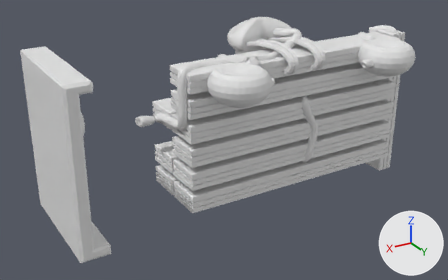
Renders of the Blender file Assets/BlenderModels/DatacenterStation.blend from each side of a commit.
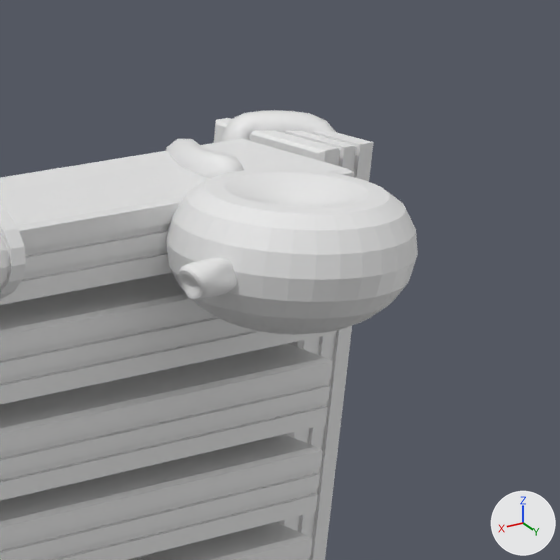
The first picture shows the older version from a camera (50 mm lens) standing at (19.0, 24.7, 8.8) and looking at (3.4, -1.2, -4.2). The close-ups show both versions on the part from 71% to 100% of the width and 0% to 46% of the height of that picture; other places that the commit changed are outside them. Lighting does not change. The marker at lower right points along +X, +Y and +Z. Materials are left out; every surface is plain grey.
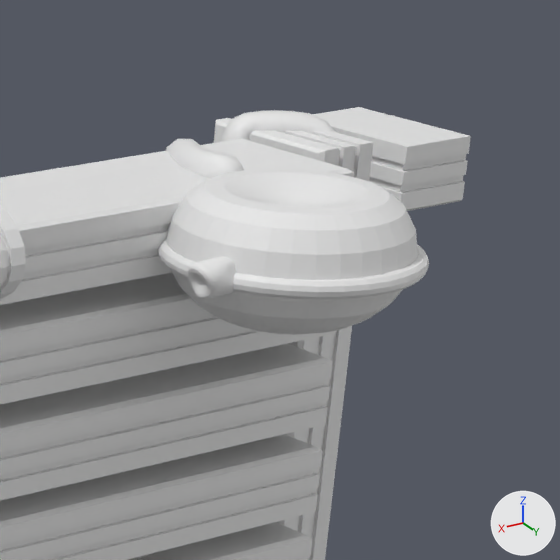
What the commit changed:
Mesh me_torus_002 is new.
It is a torus around z (ring radius 1.3, tube radius 0.11) spanning x -1.41..1.41, y -1.41..1.41, z -0.11..0.11.
Mesh me_cube_002 is new.
It has 44 vertices, 33 faces and spans x -0.61..0.61, y -1.0..1.0, z -0.47..0.43.
Object 'Sphere.006' (ob_sphere_006) moves from (-2.73, 2.3, -0.09) to (-2.86, 2.3, -0.09).
Object 'Torus.002' (ob_torus_002) is new; it shows me_torus_002.
Its location is (-4.61, 1.95, -0.12).
Its scale is (1.12, 1.12, 1.12).
Object 'Cube.007' (ob_cube_007) is new; it shows me_cube_002.
Its location is (-8.87, -0.75, -0.09).
Its rotation in degrees is (0, 180, 0).

Location of each change, [x1, y1, x2, y2] in pixels of the close-ups (560 x 560 px):
'Cube.007', added: after [313, 107, 471, 211]
'Torus.002', added: after [158, 240, 429, 300]
'Sphere.006', moved: before [179, 258, 237, 301]; after [187, 257, 236, 299]
